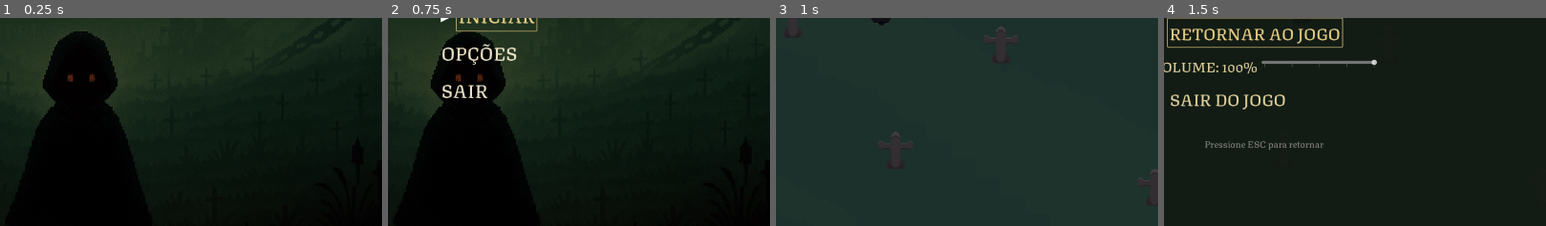
Above: before the commit, frames 1-4 (left to right).
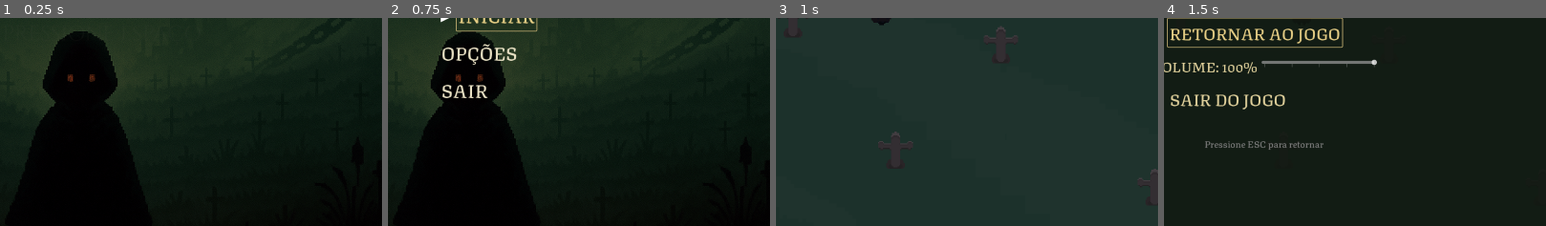
Above: after the commit, the same moments.

Repository: Alezuzzo/ecos-de-asfodelos
Game: Godot game, scene res://scenes/menu/PressStart.tscn
Two runs of this game, one before a commit and one after it. Both use one fixed random seed, a clock stepped at 60 frames per second and the inputs below. Sound files missing from this copy of the repository are replaced by a short silence.
Inputs (mouse positions are % of the whole screen's width and height, from its top left):
- Up to frame 1 (0.25 s): no input
- Up to frame 2 (0.75 s): tap Space at 0.5 s; move the mouse to (72, 45) at 0.52 s; hold D (direita) from 0.53 s (still down); click (72, 45) at 0.67 s
- Up to frame 3 (1 s): keep holding D (direita); tap Enter (ui_accept) at 0.77 s
- Up to frame 4 (1.5 s): release D (direita) at 1.25 s; click "⚙" at 1.25 s
The pictures show only the part of the screen within x 37-87%, y 42-92%; the shares and areas given below are measured in that part.

The runs differ from the first frame. In frame 1, less than 0.1% of the frame differs, in the area x 0-53%, y 3-13%; in frame 2, nothing differs; in frame 3, nothing differs; in frame 4, nothing differs.

Commit message:
[UPDATE] Texto Arrumado

Diff:
--- a/scenes/menu/PressStart.tscn
+++ b/scenes/menu/PressStart.tscn
@@ -103,7 +103,7 @@
 theme_override_colors/font_color = Color(0.9137255, 0.88235295, 0.76862746, 1)
 theme_override_fonts/font = ExtResource("3_lr05n")
 theme_override_font_sizes/font_size = 55
-text = "PRECIONE ESPAÇO"
+text = "PRESSIONE ESPAÇO"
 horizontal_alignment = 1
 vertical_alignment = 1
 uppercase = true
